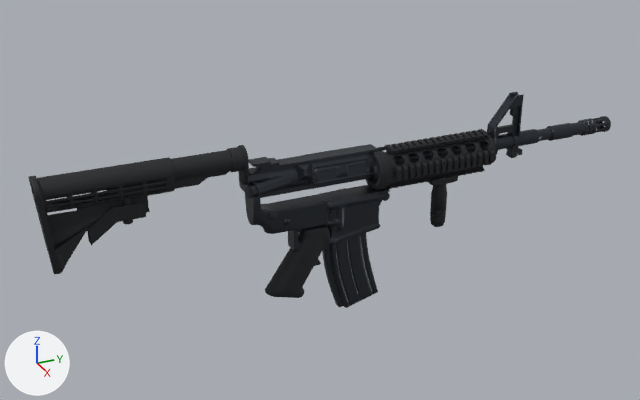
The glTF model skyfall/public/assets/weapons/fk-talon.glb: old version first, new version second.
Rendered twice from a camera (50 mm lens) standing at (5.5, -4.89, 5.75) and looking at (-5.61, 0.11, 0.2). Lighting does not change. The marker at lower left points along +X, +Y and +Z. The first picture is the older version. Where no turn or scale is listed for an object, it has been applied to the vertices.
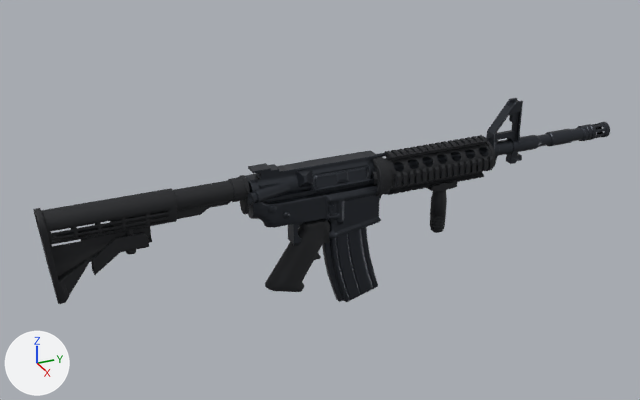
What differs and where, as boxes [x1, y1, x2, y2] in the pictures (640 x 400 px):
'Object_56', moved: before [29, 145, 249, 274]; after [33, 175, 250, 304]
'Object_50', moved: before [239, 92, 611, 199]; after [245, 98, 610, 205]
'Object_54', moved: before [366, 129, 496, 191]; after [373, 135, 496, 197]
'Object_42', moved: before [245, 185, 390, 251]; after [248, 180, 390, 245]
'Object_146', moved: before [322, 224, 378, 308]; after [322, 218, 378, 302]
'Object_242', moved: before [265, 225, 330, 298]; after [265, 219, 330, 292]
'Object_38', moved: before [428, 175, 458, 227]; after [427, 180, 457, 233]

Patch to the scene script:
```diff
--- a/skyfall/public/assets/weapons/fk-talon.glb.py
+++ b/skyfall/public/assets/weapons/fk-talon.glb.py
@@ ob_object_42 @@
 ob_object_42 = bpy.data.objects.new('Object_42', me_mesh_0)
-ob_object_42.location = (-5.28, -0.05, 0.22)
+ob_object_42.location = (-5.28, -0.05, 0.32)
@@ ob_object_50 @@
 ob_object_50 = bpy.data.objects.new('Object_50', me_mesh_1)
-ob_object_50.location = (-5.28, 2.01, 0.99)
+ob_object_50.location = (-5.28, 2.01, 0.89)
@@ ob_object_56 @@
 ob_object_56 = bpy.data.objects.new('Object_56', me_mesh_2)
-ob_object_56.location = (-5.28, -2.59, 0.72)
+ob_object_56.location = (-5.28, -2.59, 0.27)
@@ ob_object_54 @@
 ob_object_54 = bpy.data.objects.new('Object_54', me_mesh_3)
-ob_object_54.location = (-5.28, 1.8, 0.69)
+ob_object_54.location = (-5.28, 1.8, 0.59)
@@ ob_object_242 @@
 ob_object_242 = bpy.data.objects.new('Object_242', me_mesh_4)
-ob_object_242.location = (-5.28, -0.43, -0.59)
+ob_object_242.location = (-5.28, -0.43, -0.49)
@@ ob_object_146 @@
 ob_object_146 = bpy.data.objects.new('Object_146', me_mesh_5)
-ob_object_146.location = (-5.28, 0.45, -0.67)
+ob_object_146.location = (-5.28, 0.45, -0.57)
@@ ob_object_38 @@
 ob_object_38 = bpy.data.objects.new('Object_38', me_mesh_6)
-ob_object_38.location = (-5.28, 2.0, -0.02)
+ob_object_38.location = (-5.28, 2.0, -0.12)
```
